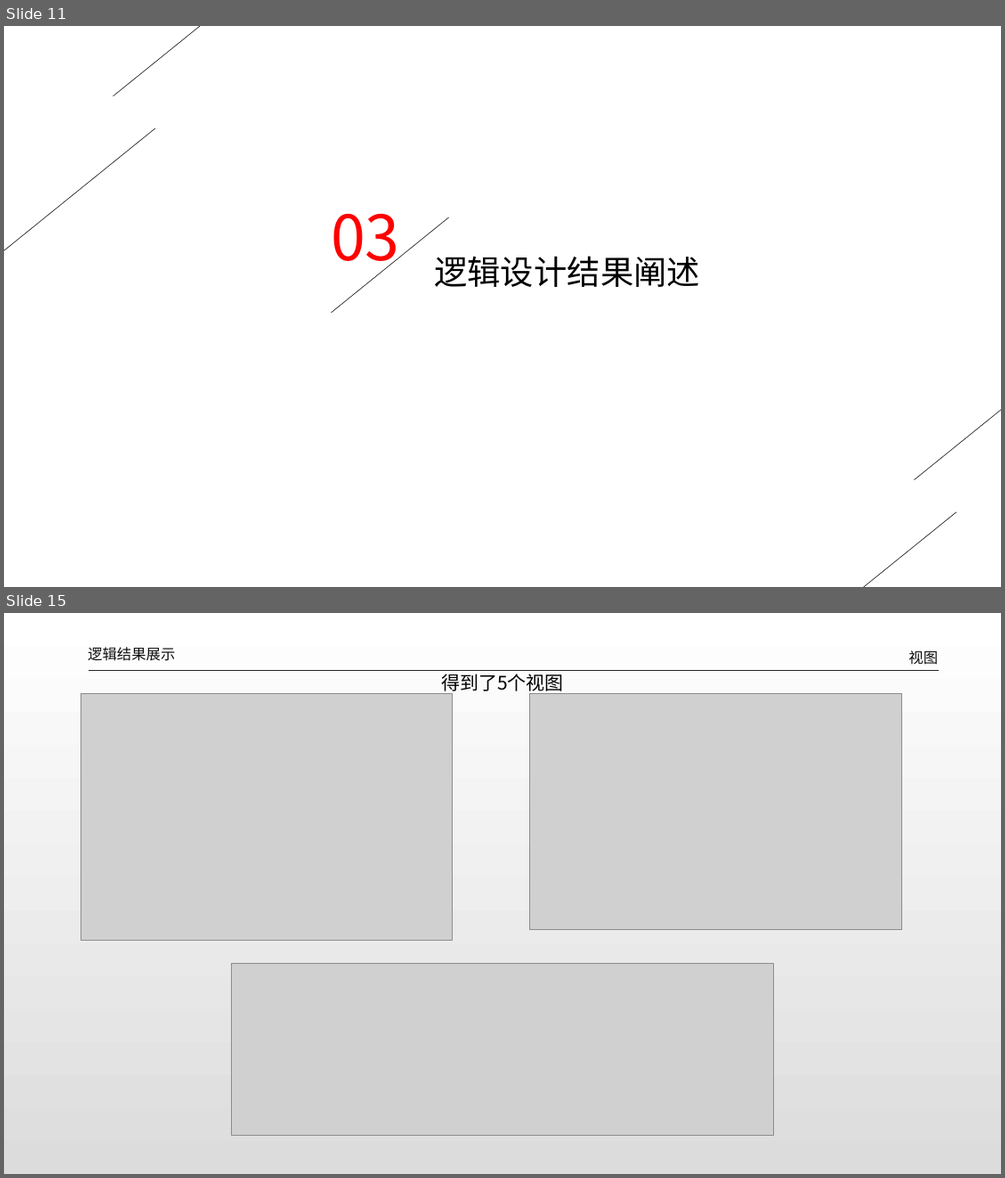
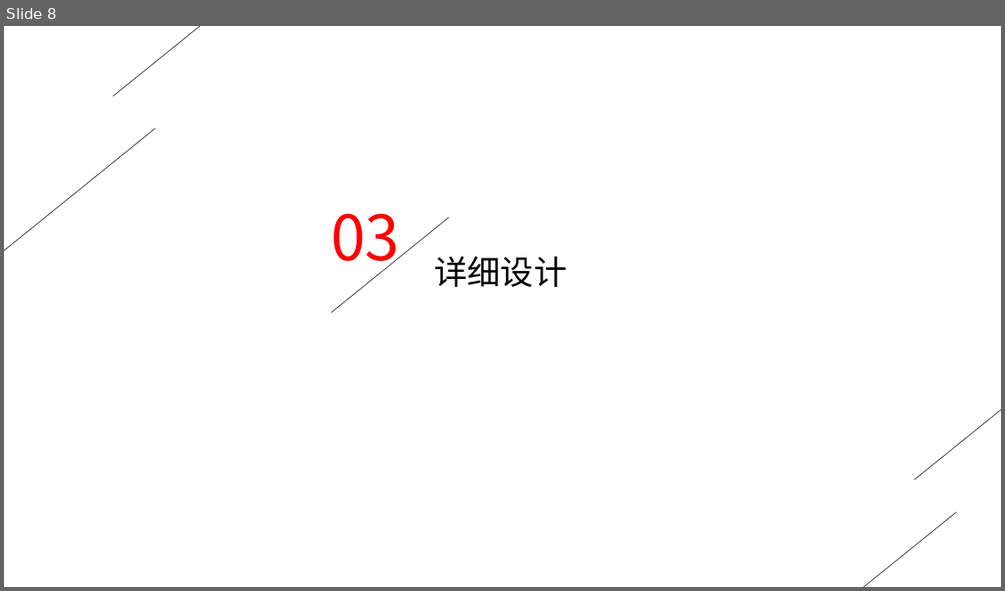
Before and after one commit to dlct-wzx/data-structure-practice, a slide deck: 答辩ppt.pptx. Shown one above the other, each under a label of ours: slides 11 and 15 before the commit, slide 8 after it; the slides between them are not shown. The pictures are 1005x1178 and 1005x591 pixels, drawn with LibreOffice and Linux fonts; fonts in the diff are those of the drawing; grey boxes stand for pictures. Boxes give left, top, right and bottom in pixels: in the first picture for what was removed or moved away, otherwise in the second. Text is boxed around its words. In the diff, an @@ line names an element or a change of style, - is before the commit and + after.

```diff
--- a/答辩ppt.pptx
+++ b/答辩ppt.pptx
@@ slide 15 removed at <box>4,613,1001,1174</box>, background gradient #FFFFFF to #DCDCDC @@
@@ text removed at <box>88,647,175,661</box> @@
-逻辑结果展示
@@ text removed at <box>908,650,938,665</box> @@
-视图
@@ line removed from (89, 670) to (938, 670) @@
@@ text removed at <box>441,674,564,695</box> @@
-得到了5个视图
@@ picture removed at <box>81,694,452,940</box> @@
@@ picture removed at <box>530,694,901,930</box> @@
@@ picture removed at <box>231,963,774,1135</box> @@
@@ what was slide 11 is now slide 8 @@
@@ slide 8 changed as well @@
@@ text at <box>434,256,566,287</box>: text changed @@
-逻辑设计结果阐述
+详细设计
```
Also in this commit, not shown: 6 other slides changed, 12 slides added, 18 other slides removed, 8 other files.
